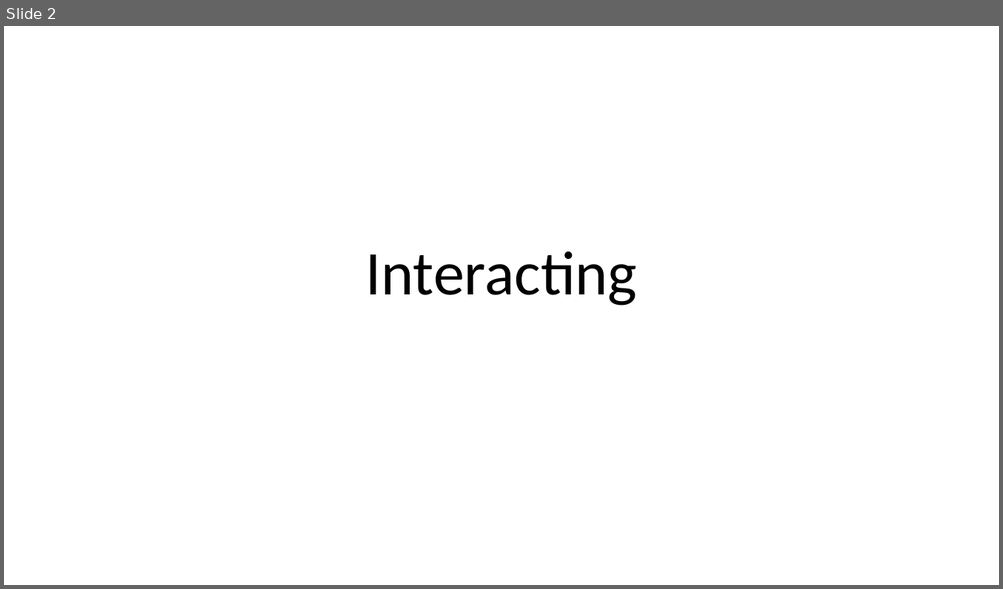
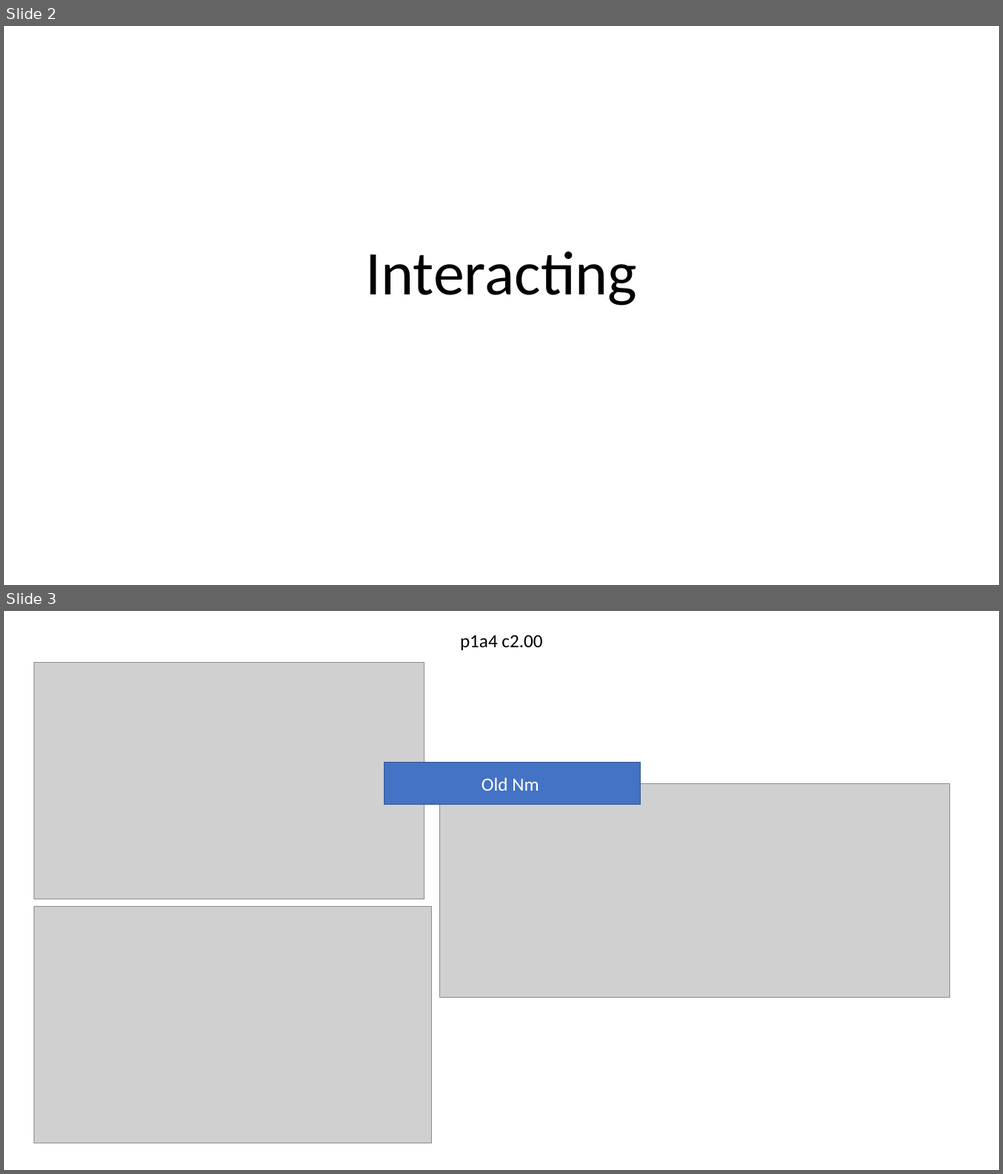
Before and after one commit to tyokokur/presentations, a slide deck: SYSG.pptx. Shown one above the other, each under a label of ours: slide 2 before the commit, slides 2 and 3 after it. The pictures are 1003x589 and 1003x1174 pixels, drawn with LibreOffice and Linux fonts; fonts in the diff are those of the drawing; grey boxes stand for pictures. Boxes give left, top, right and bottom in pixels: in the first picture for what was removed or moved away, otherwise in the second. Text is boxed around its words. In the diff, an @@ line names an element or a change of style, - is before the commit and + after.

```diff
--- a/SYSG.pptx
+++ b/SYSG.pptx
@@ slide 3 added at (4, 611, 999, 1170), background #FFFFFF @@
@@ text added at (460, 635, 542, 650), 18 pt, text #000000 @@
+p1a4 c2.00
@@ picture added at (34, 663, 424, 900) @@
@@ rectangle added at (384, 763, 640, 805), fill #4472C4, outline #325491 1 pt, 18 pt, text #FFFFFF @@
+Old Nm
@@ picture added at (440, 784, 950, 997) @@
@@ picture added at (34, 906, 432, 1144) @@
```
Also in this commit, not shown: 1 slide changed.
